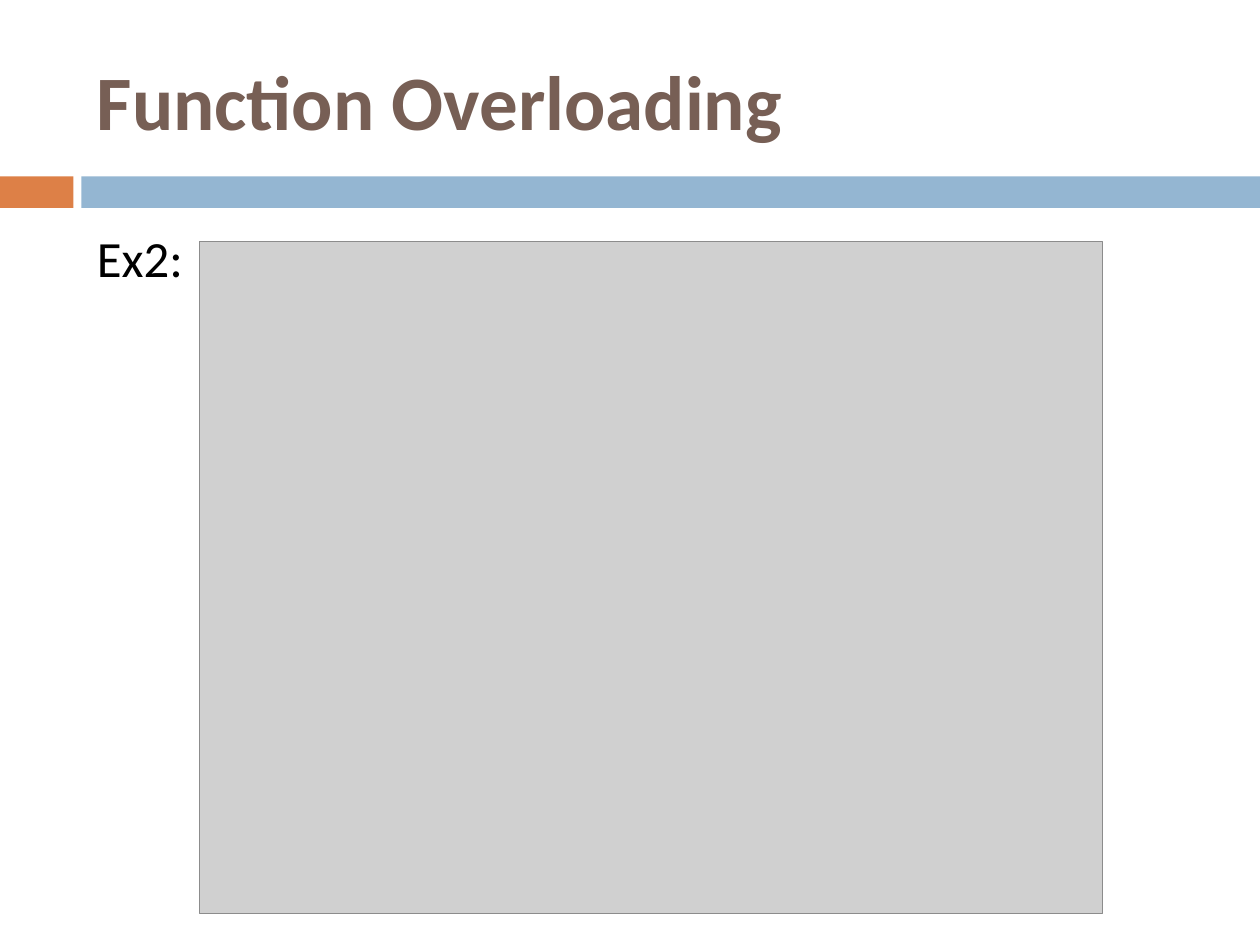
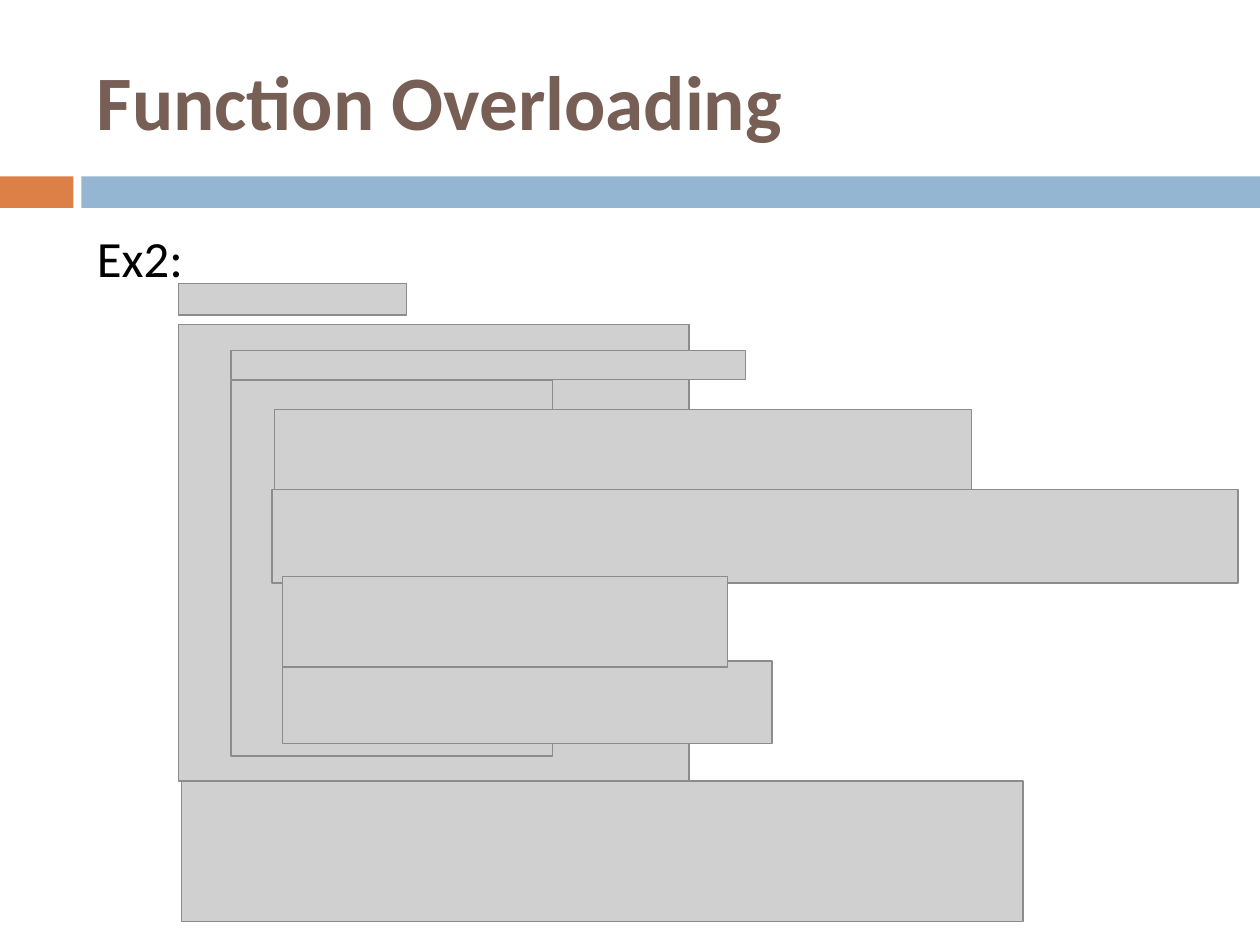
Before and after one commit to yedukondalurd/PPT, a slide deck: slide 15 of Advanced Javascript Day-1.pptx. Drawn at 1260x945 pixels with LibreOffice and Linux fonts; fonts in the diff are those of the drawing; grey boxes stand for pictures. Boxes give left, top, right and bottom in pixels: in the first picture for what was removed or moved away, otherwise in the second. Text is boxed around its words. In the diff, an @@ line names an element or a change of style, - is before the commit and + after.

```diff
--- a/Advanced Javascript Day-1.pptx
+++ b/Advanced Javascript Day-1.pptx
@@ picture removed at [199,242,1102,914] @@
@@ picture added at [179,284,407,315] @@
@@ picture added at [179,324,689,780] @@
@@ picture added at [231,350,745,379] @@
@@ picture added at [231,381,552,756] @@
@@ picture added at [275,410,971,496] @@
@@ picture added at [272,490,1239,583] @@
@@ picture added at [282,576,727,667] @@
@@ picture added at [282,662,772,745] @@
@@ picture added at [181,781,1023,921] @@
```
Also in this commit, not shown: 5 other slides changed, 2 slides added, 7 other files.
